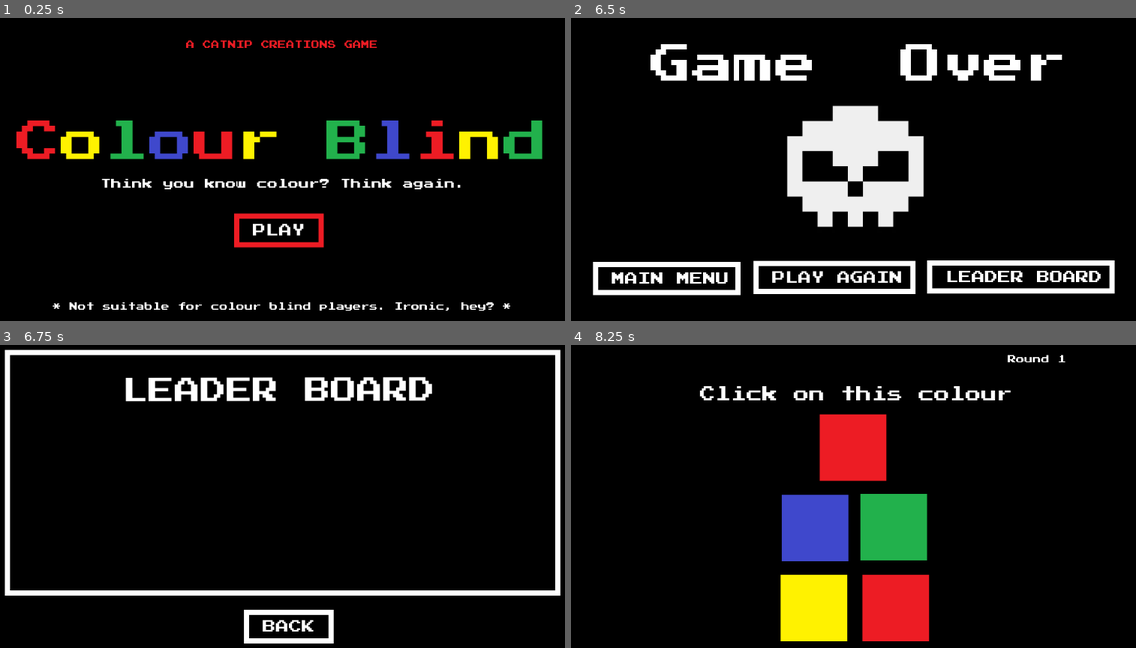
Above: before the commit, frames 1-4 (two rows, left to right).
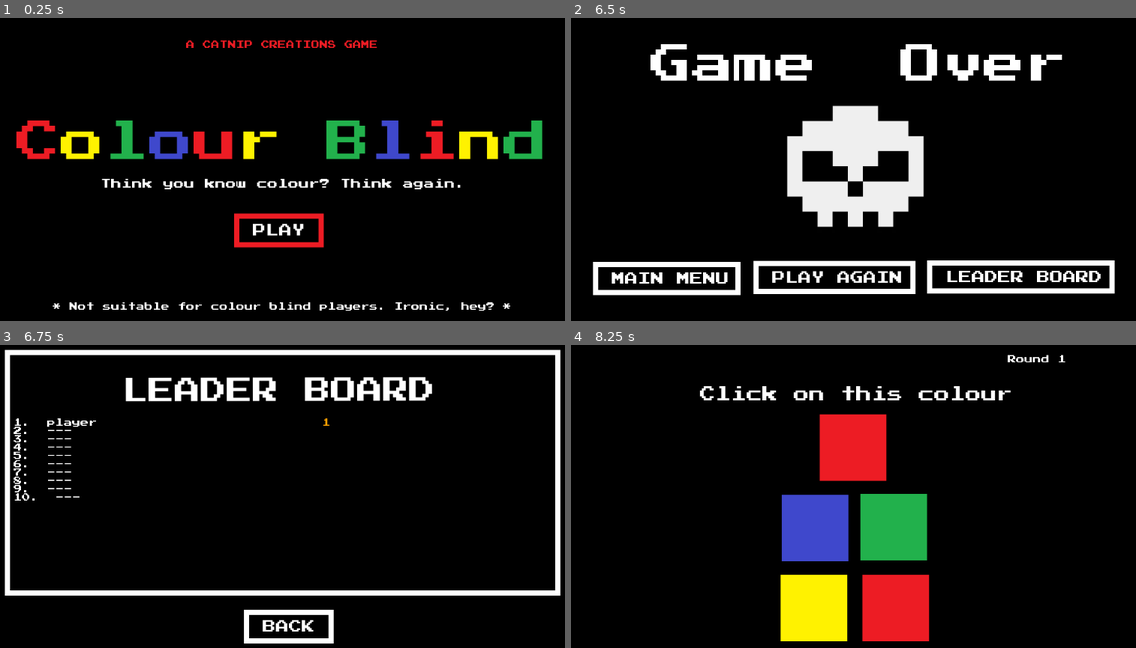
Above: after the commit, the same moments.

Repository: kwrightsk/game-jam-january-2026
Game: Godot game, scene res://Scenes/title_screen.tscn
Same seed, same stepped clock (60 frames per second), same inputs: the game is played once before the commit and once after it.
Inputs (mouse positions are in pixels of both pictures, inside the frame that each line leads up to):
- Up to frame 1 (0.25 s): no input
- Up to frame 2 (6.5 s): click "PLAY" at 0.5 s; tap Enter at 1.25, 2.75, 4.25 s; move the mouse to (813, 136) at 1.27 s; press the mouse at (813, 136) at 1.28 s; tap Space at 2, 3.5, 5 s; move the mouse to (904, 136) at 2.02 s; release the mouse at (904, 136) at 2.03 s; click (904, 136) at 2.1 s; move the mouse to (808, 230) at 2.77 s; press the mouse at (808, 230) at 2.78 s; move the mouse to (904, 230) at 3.52 s; release the mouse at (904, 230) at 3.53 s; click (904, 230) at 3.6 s; move the mouse to (1034, 217) at 4.27 s; press the mouse at (1034, 217) at 4.28 s; move the mouse to (672, 117) at 5.02 s; release the mouse at (672, 117) at 5.03 s; click (672, 117) at 5.1 s; move the mouse to (887, 169) at 5.77 s; press the mouse at (887, 169) at 5.78 s
- Up to frame 3 (6.75 s): release the mouse at (316, 496) at 6.5 s; click "LEADER BOARD" at 6.5 s
- Up to frame 4 (8.25 s): click "BACK" at 7.25 s; click "PLAY AGAIN" at 8 s

Frames 1-2 are identical in both runs. In frame 3, 0.5% of the frame differs, in the area x 2-59%, y 24-52%; in frame 4, nothing differs.

Commit message:
leaderboard set up

Diff:
--- a/Scenes/leaderboard_screen.tscn
+++ b/Scenes/leaderboard_screen.tscn
@@ -5,15 +5,53 @@
 [sub_resource type="GDScript" id="GDScript_np64g"]
 script/source = "extends Node2D
 
-
+@onready var leaderboard = $CanvasLayer/Rank
 # Called when the node enters the scene tree for the first time.
 func _ready() -> void:
-	pass # Replace with function body.
+	_display_leaderboard() # Replace with function body.
 
+func _display_leaderboard() -> void:
+	var leaderboard_path := \"user://leaderboard.json\"
 
-# Called every frame. 'delta' is the elapsed time since the previous frame.
-func _process(delta: float) -> void:
-	pass
+	#read stored data from JSON file
+	var file_string = FileAccess.get_file_as_string(leaderboard_path)
+	var data_list = JSON.parse_string(file_string)
+
+	for i in range(min(data_list.size(), 10)):
+		leaderboard.append_text(str(i+1) + \".  \" + _construct_player_string(data_list[i]) + \"\\n\")
+
+	#display missing entries if there are less than 10 entries in the dictionary
+	if (data_list.size() < 10):
+		var missing = 10 - data_list.size()
+		for i in range(missing):
+			leaderboard.append_text(str(11 - missing + i) + \".  \" + \"---\" + \"\\n\")
+
+func _construct_player_string(data_dict : Dictionary) -> String:
+	var plr_name = data_dict[\"Name\"]
+	var score = data_dict[\"Score\"]
+
+	var s_txt = str(score)
+
+	# Calculate space offset between Player Name, Score, and Round Number, so these columns are aligned
+	# Must do this manually because bbcode doesn't have easy align support
+
+	# Player name (calculate offset to align with all other player names in the table)
+	var space_offset = 15 - plr_name.length() + 1
+	var space_add = \"\"
+	for i in range (space_offset):
+		space_add += \" \"
+
+	var player_substring = plr_name + space_add
+
+	# Score, Round, and Accuracy stats of player (calculate offset to align them with other stats in table)
+	var stats_string = \"[color=#ffa000]\" + s_txt + \"[/color]\" + \"  RND: \" + s_txt
+
+	space_offset = 49 - stats_string.length()
+	space_add = \"\"
+	for i in range (space_offset):
+		space_add += \" \"
+
+	return player_substring + \"[color=black]\" + space_add + stats_string + \"[/color]\"
 
 func _on_back_button_pressed() -> void:
 	print(\"back_button\")
@@ -60,6 +98,13 @@
 offset_right = 5037.62
 offset_bottom = 2246.51
 theme_override_styles/panel = SubResource("StyleBoxFlat_kj02u")
+
+[node name="Rank" type="RichTextLabel" parent="CanvasLayer"]
+offset_left = 58.0
+offset_top = 176.0
+offset_right = 1084.0
+offset_bottom = 490.0
+theme_override_fonts/normal_font = ExtResource("1_3o3f0")
 
 [node name="Title" type="Label" parent="CanvasLayer"]
 anchors_preset = 10
--- a/main_level.tscn
+++ /dev/null
@@ -1,38 +0,0 @@
-[gd_scene load_steps=5 format=3 uid="uid://7y5itana1vyc"]
-
-[ext_resource type="Script" path="res://scripts/main_level.gd" id="1_jejdx"]
-[ext_resource type="FontFile" uid="uid://boafiido6lxpb" path="res://assets/PressStart2P.ttf" id="2_ne4eq"]
-[ext_resource type="PackedScene" uid="uid://kdkv3jlo2bps" path="res://Scenes/colour_picker.tscn" id="3_s8sg6"]
-[ext_resource type="PackedScene" uid="uid://8qdw8mq7yxqf" path="res://Scenes/simon_says_level.tscn" id="4_5vndu"]
-
-[node name="MainLevel2" type="Node2D"]
-script = ExtResource("1_jejdx")
-
-[node name="Background" type="CanvasLayer" parent="."]
-layer = -1
-
-[node name="ColorRect" type="ColorRect" parent="Background"]
-anchors_preset = 15
-anchor_right = 1.0
-anchor_bottom = 1.0
-grow_horizontal = 2
-grow_vertical = 2
-mouse_filter = 1
-color = Color(0, 0, 0, 1)
-
-[node name="GameOverLabel" type="RichTextLabel" parent="."]
-visible = false
-offset_left = 318.0
-offset_top = 196.0
-offset_right = 1180.0
-offset_bottom = 592.0
-mouse_filter = 1
-theme_override_fonts/normal_font = ExtResource("2_ne4eq")
-theme_override_font_sizes/normal_font_size = 130
-text = "GAME OVER"
-
-[node name="ColourPicker" parent="." instance=ExtResource("3_s8sg6")]
-visible = false
-
-[node name="SimonSays" parent="." instance=ExtResource("4_5vndu")]
-visible = false
--- a/scripts/globals.gd
+++ b/scripts/globals.gd
@@ -1,6 +1,7 @@
 extends Node
 
 var round = 1
+var player_name = "player"
 
 # Called when the node enters the scene tree for the first time.
 func _ready() -> void:
--- a/scripts/main_level.gd
+++ b/scripts/main_level.gd
@@ -7,6 +7,7 @@
 #@onready var score_label = $ScoreLabel
 #@onready var game_over_label = $GameOverLabel
 
+var path = "user://game-stats.json"
 var mini_games = []
 var current_game = null
 
@@ -59,9 +60,74 @@
 	#hide current game
 	if current_game:
 		current_game.visible = false
-
+	save_to_file()
+	save_to_leaderboard()
 	load("res://Scenes/game-over-screen.tscn")
 	get_tree().change_scene_to_file("res://Scenes/game-over-screen.tscn")
 
 #func update_score():
 	#score_label.text = "Score: " + str(Globals.score)
+
+func save_to_file():
+
+	#Saves current game stats and checks if we beat our prev score. If we did it updates our best game stats.
+	#File is saved in user folder. To find it follow Project->Open user data folder
+
+	var current_game_stats = {
+		"Score" : Globals.round,
+	}
+
+	var game_stats = {
+		"Last Game" : current_game_stats,
+		"Best Game" : current_game_stats
+	}
+
+	var file = FileAccess.open(path, FileAccess.READ)
+	#if file exists and has data in it, read existing stats and store them in game_stats
+	print(game_stats.size())
+	if file != null and file.get_as_text() != "":
+		game_stats = JSON.parse_string(file.get_as_text())
+		if game_stats["Best Game"]["Score"] < current_game_stats["Score"]:
+			game_stats["Best Game"] = current_game_stats
+			game_stats["Last Game"] = current_game_stats
+
+	#We open the file in WRITE mode (we will overwrite)
+	file = FileAccess.open(path, FileAccess.WRITE)
+	file.store_string(JSON.stringify(game_stats))
+	file.close()
+
+func save_to_leaderboard():
+	var leaderboard_path := "user://leaderboard.json"
+
+	var final_score = Globals.round
+	var player_info= {
+		"Name" : Globals.player_name,
+		"Score" : final_score,
+	}
+
+	var leaderboard = []
+	var file = FileAccess.open(leaderboard_path, FileAccess.READ)
+
+	#if file exists and has data in it, read existing leaderboard
+	if file != null:
+		if file.get_as_text() != "":
+			leaderboard = JSON.parse_string(file.get_as_text())
+
+	leaderboard.append(player_info)
+	#sort the leaderboard by score
+	leaderboard.sort_custom(_compare_scores)
+
+	# Only store the top 10 names to save on memory!
+	if leaderboard.size() > 10:
+		leaderboard.remove_at(10) # remove the 11th item
+
+	print("\nLEADERBOARD\n",leaderboard)
+	print("Leaderboard size: " + str(leaderboard.size()))
+
+	file = FileAccess.open(leaderboard_path, FileAccess.WRITE)
+	file.store_string(JSON.stringify(leaderboard))
+	file.close()
+
+#helper function to compare scores (tbt to cmpt280 <3)
+func _compare_scores(player1, player2):
+	return player1["Score"] > player2["Score"]
Not shown: 1 places in Scenes/colour_picker.tscn that only renumber resources
Not shown: 1 places in Scenes/interactable_colour.tscn that only renumber resources
Not shown: 1 places in Scenes/main_level.tscn that only renumber resources
Not shown: 1 places in Scenes/word_picker.tscn that only renumber resources
Not shown, changed: .DS_Store
